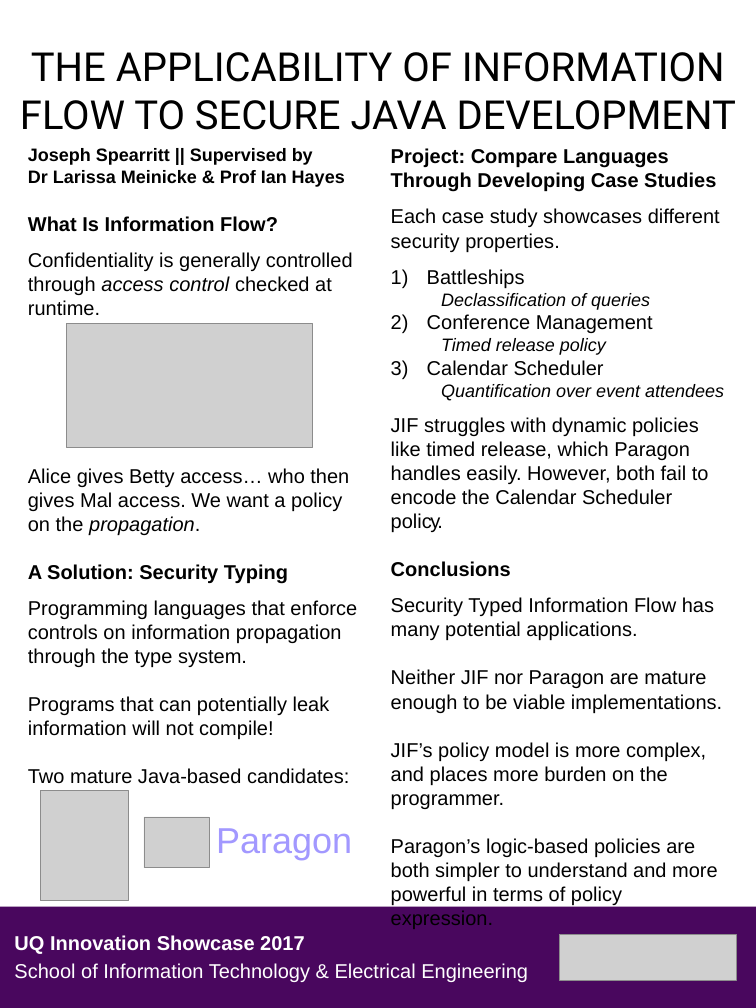
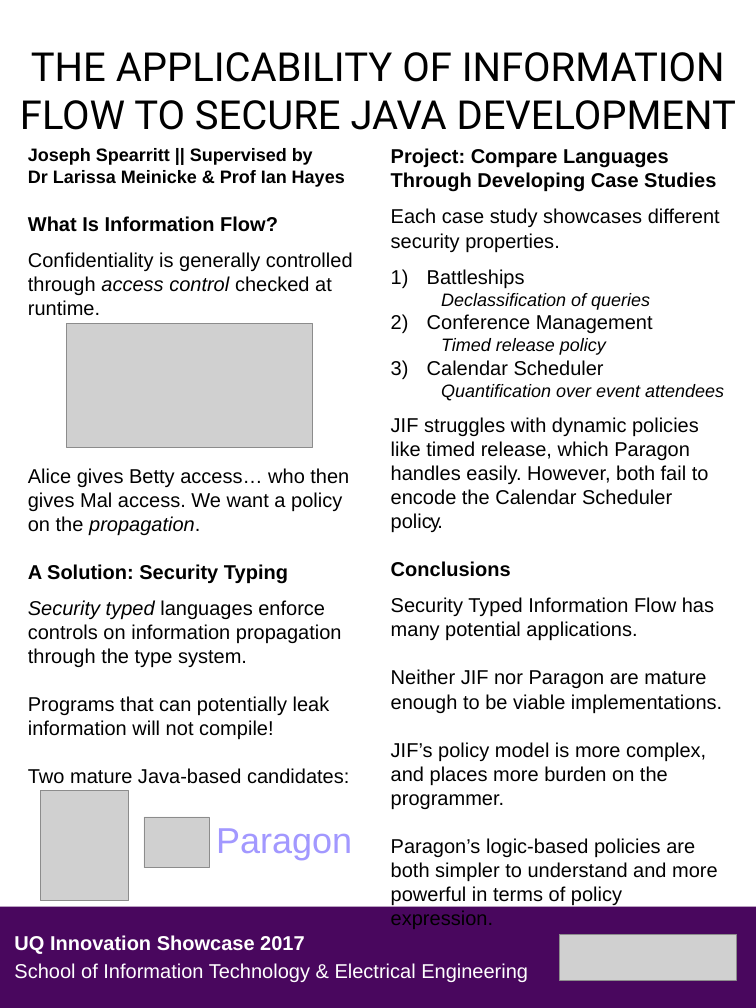
Before and after one commit to mcoot/thesis, a slide deck: slide 1 of poster/showcase_poster.pptx. Drawn at 756x1008 pixels with LibreOffice and Linux fonts; fonts in the diff are those of the drawing; grey boxes stand for pictures. Boxes give left, top, right and bottom in pixels: in the first picture for what was removed or moved away, otherwise in the second. Text is boxed around its words. In the diff, an @@ line names an element or a change of style, - is before the commit and + after.

Commit message:
update showcase poster

```diff
--- a/poster/showcase_poster.pptx
+++ b/poster/showcase_poster.pptx
@@ text at [28,600,349,784]: text changed @@
-Programming languages that enforce controls on information propagation through the type system.
-Programs that can potentially leak information will not compile!
-Two mature Java-based candidates:
+Security typed languages enforce controls on information propagation through the type system.
+Programs that can potentially leak information will not compile!
+Two mature Java-based candidates:
```
